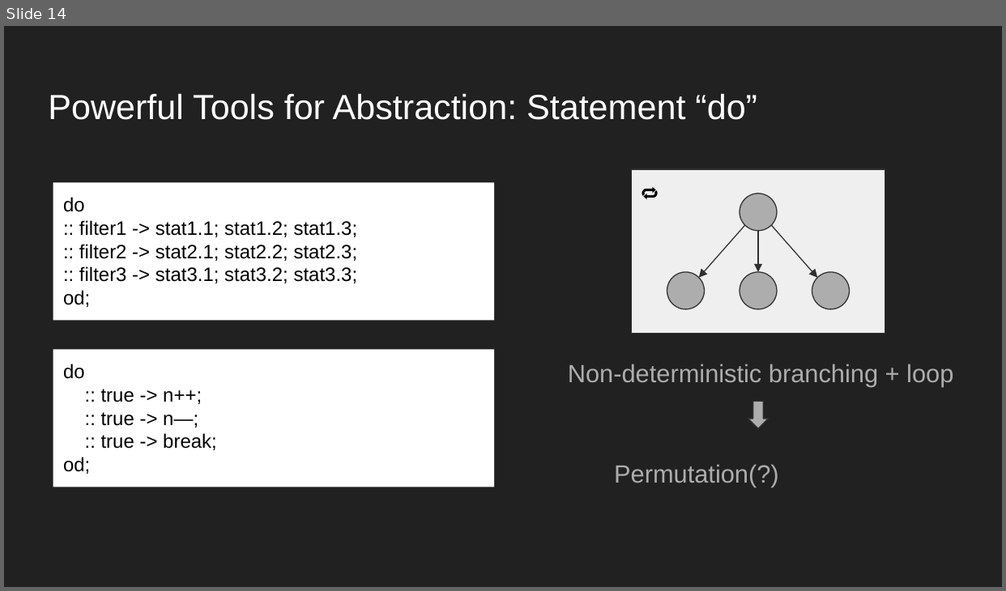
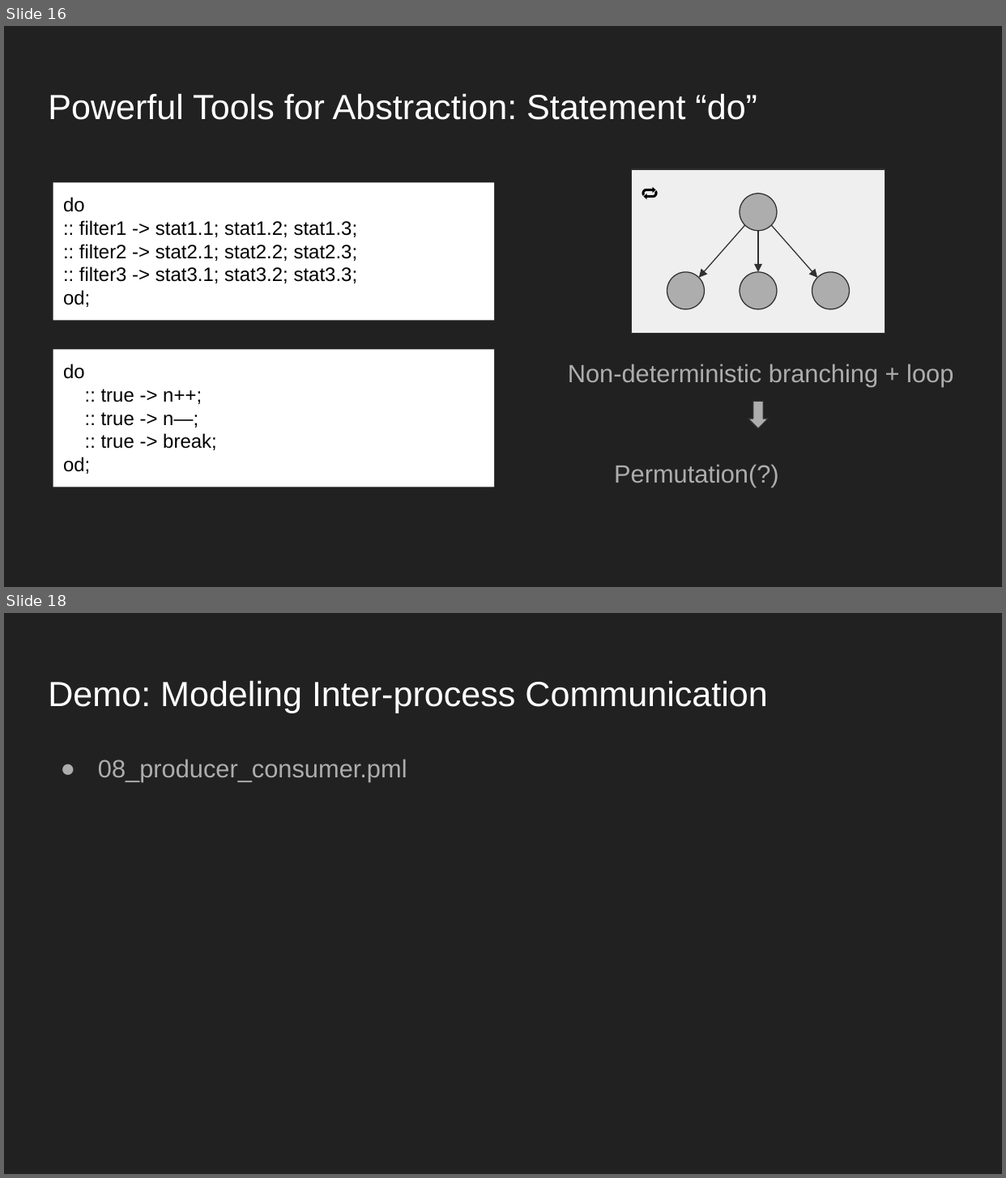
Before and after one commit to LeoXS/model_checking_ppt, a slide deck: Model Checking with Spin Model Checker.pptx. Shown one above the other, each under a label of ours: slide 14 before the commit, slides 16 and 18 after it; the slides between them are not shown. The pictures are 1006x591 and 1006x1178 pixels, drawn with LibreOffice and Linux fonts; fonts in the diff are those of the drawing. Boxes give left, top, right and bottom in pixels: in the first picture for what was removed or moved away, otherwise in the second. Text is boxed around its words. In the diff, an @@ line names an element or a change of style, - is before the commit and + after.

```diff
--- a/Model Checking with Spin Model Checker.pptx
+++ b/Model Checking with Spin Model Checker.pptx
@@ slide 18 added at <box>4,613,1002,1174</box>, background #212121 @@
@@ title added at <box>48,680,767,713</box>, 25.2 pt, text #FFFFFF @@
+Demo: Modeling Inter-process Communication
@@ text added at <box>98,759,407,782</box>, 18 pt, text #ADADAD @@
+● 08_producer_consumer.pml
@@ what was slide 14 is now slide 16 @@
```
Also in this commit, not shown: 11 slides changed, 9 other slides added, 1 slide removed, 7 other files.
